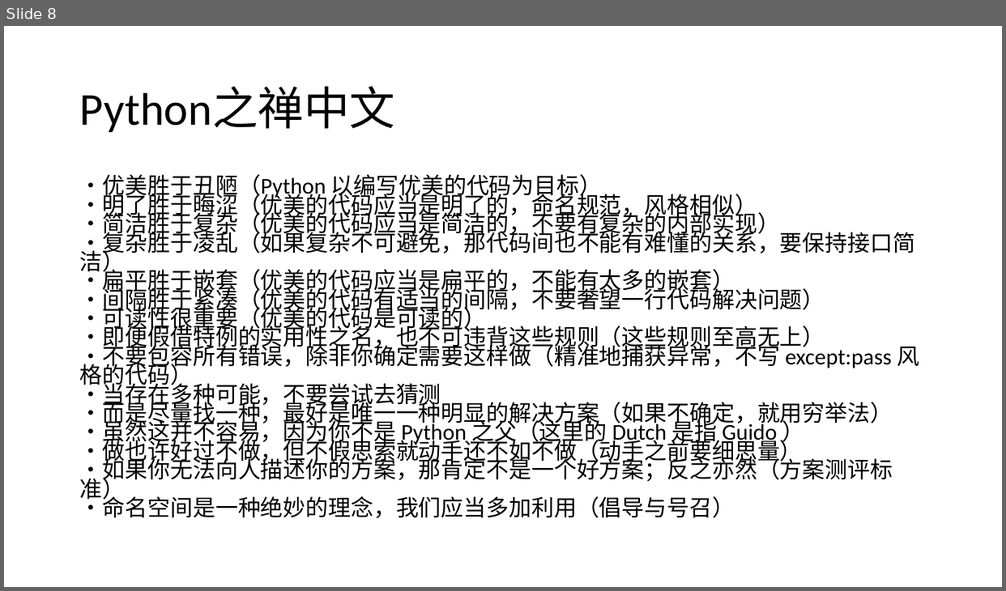
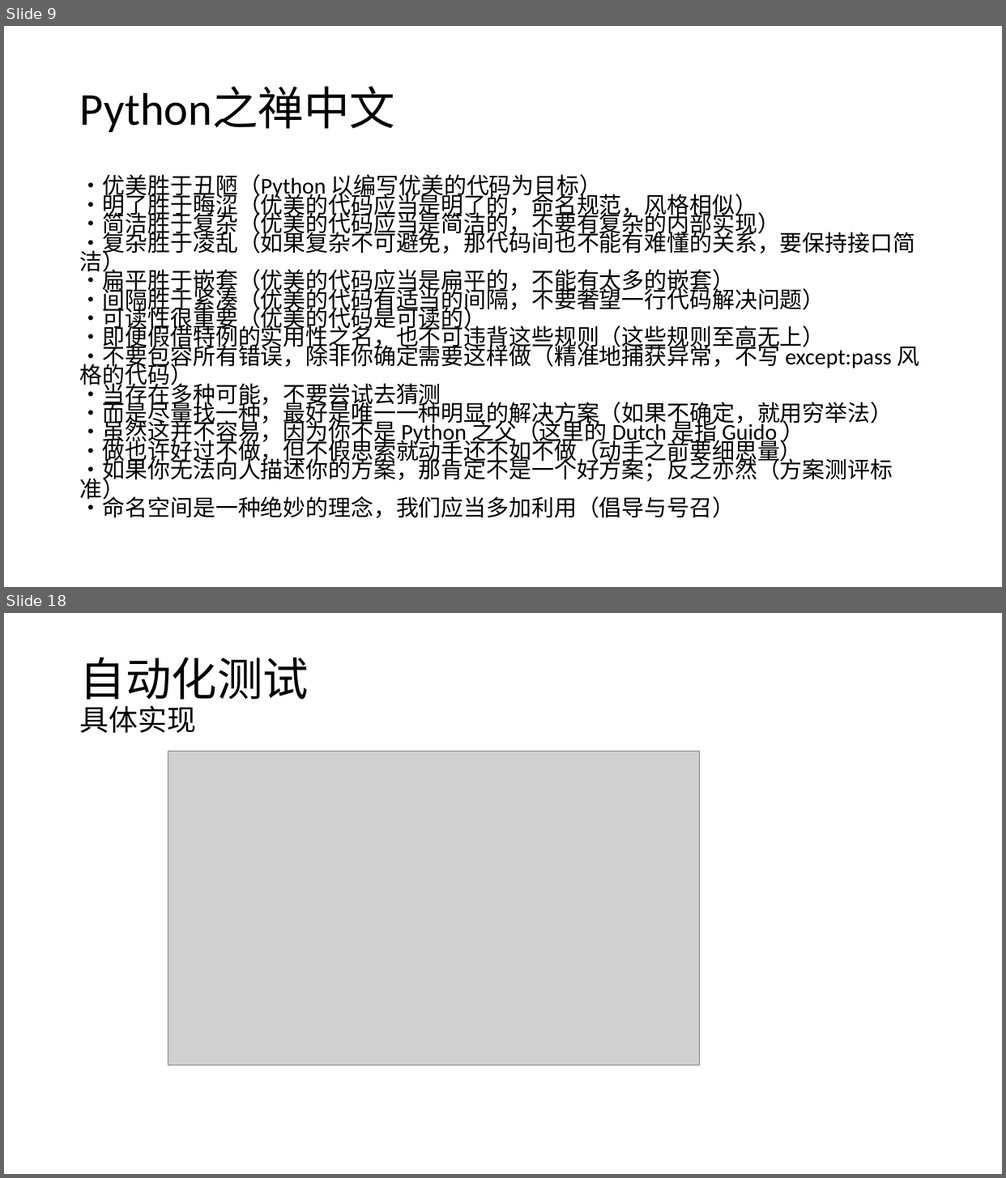
Before and after one commit to gougjp/test_auto, a slide deck: Python和自动化测试.pptx. Shown one above the other, each under a label of ours: slide 8 before the commit, slides 9 and 18 after it; the slides between them are not shown. The pictures are 1006x591 and 1006x1178 pixels, drawn with LibreOffice and Linux fonts; fonts in the diff are those of the drawing; grey boxes stand for pictures. Boxes give left, top, right and bottom in pixels: in the first picture for what was removed or moved away, otherwise in the second. Text is boxed around its words. In the diff, an @@ line names an element or a change of style, - is before the commit and + after.

```diff
--- a/Python和自动化测试.pptx
+++ b/Python和自动化测试.pptx
@@ slide 18 added at [4,613,1002,1174], background #FFFFFF @@
@@ title added at [80,657,309,733], 44 pt, text #000000 @@
+自动化测试
+具体实现
@@ picture added at [168,752,700,1066] @@
@@ what was slide 8 is now slide 9 @@
```
Also in this commit, not shown: 4 slides changed, 6 other slides added.
